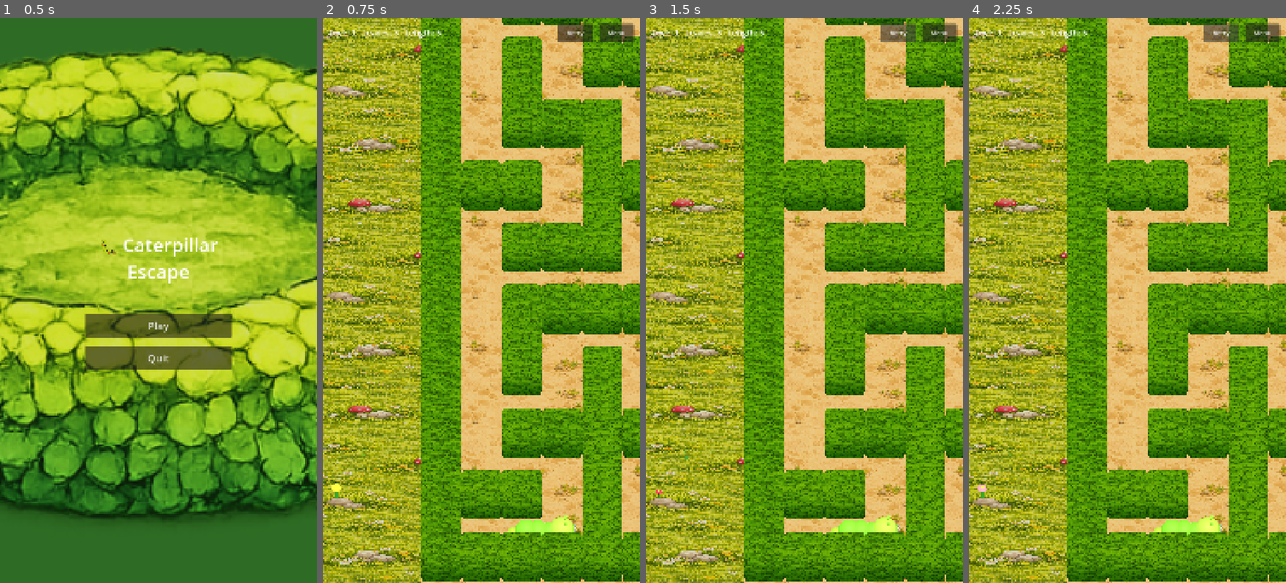
Above: before the commit, frames 1-4 (left to right).
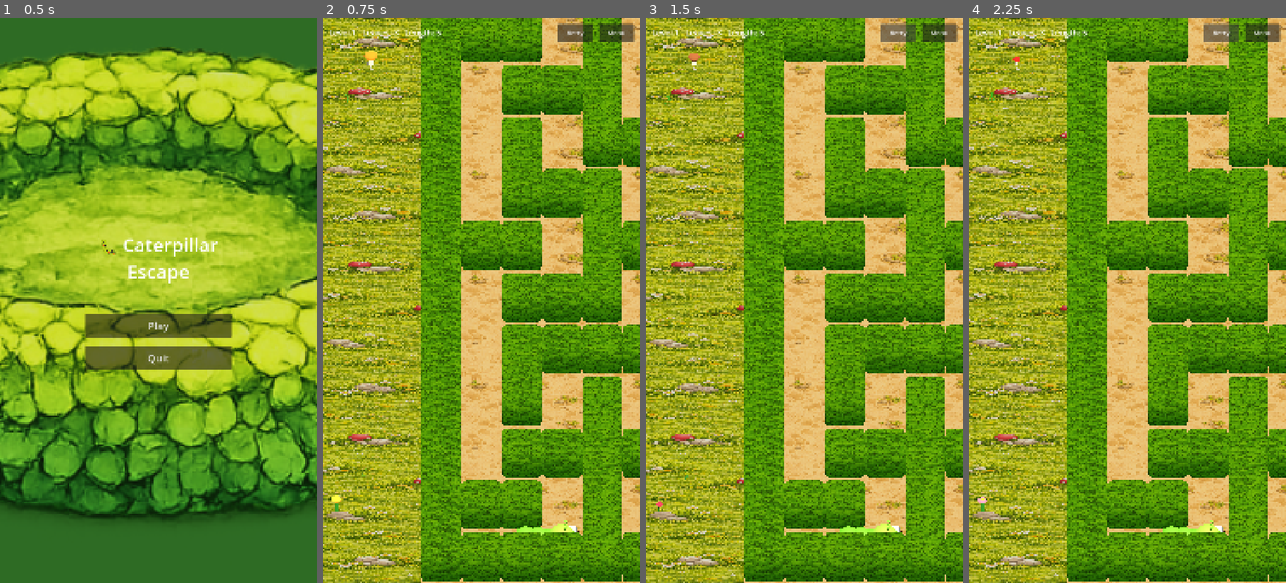
Above: after the commit, the same moments.

Repository: blago83/CaterpillarEscapeGame
Game: Godot game, scene res://scenes/MainMenu.tscn
Two runs of this game, one before a commit and one after it. Both use one fixed random seed, a clock stepped at 60 frames per second and the inputs below.
Inputs:
- Up to frame 1 (0.5 s): no input
- Up to frame 2 (0.75 s): click "Play" at 0.5 s
- Up to frame 3 (1.5 s): click "Retry" at 1.25 s
- Up to frame 4 (2.25 s): click "Retry" at 2 s

Frame 1 is identical in both runs. In frame 2, 66% of the frame differs, in the area x 0-100%, y 0-100%; in frame 3, 66%; in frame 4, 66%.

Commit message:
Make camera less vertical (-50° → -40°) for better face visibility
- Camera tilt changed from -50° to -40° for a more angled view
- Updated all Z-offset trig calculations to use 40°
- Reduced face pivot from -45° to -10° (camera angle handles most of it)
- Caterpillar face should now be naturally visible from the new angle

Diff:
--- a/scripts/level_3d.gd
+++ b/scripts/level_3d.gd
@@ -363,11 +363,11 @@
 	cam.size = ORTHO_SIZE
 	cam.near = 0.1
 	cam.far = 100.0
-	cam.rotation_degrees = Vector3(-50, 0, 0)
+	cam.rotation_degrees = Vector3(-40, 0, 0)
 	# Compute camera Z bounds so the view stays within the maze
-	var cam_offset_z := CAM_HEIGHT / tan(deg_to_rad(50.0))
+	var cam_offset_z := CAM_HEIGHT / tan(deg_to_rad(40.0))
 	# Orthographic: visible Z range on ground = size / sin(tilt), symmetric top/bottom
-	var half_view_z := ORTHO_SIZE / (2.0 * sin(deg_to_rad(50.0)))
+	var half_view_z := ORTHO_SIZE / (2.0 * sin(deg_to_rad(40.0)))
 	var maze_z_top := -0.5 * CELL
 	var maze_z_bot := (float(_maze_h) - 0.5) * CELL
 	_cam_z_min = maze_z_top + cam_offset_z + half_view_z
@@ -894,7 +894,7 @@
 	_segment_targets = _calc_positions()
 	_segment_target_rots = _calc_target_rotations()
 	var head3 := _pos(segment_cells[0])
-	var cam_offset_z := CAM_HEIGHT * tan(deg_to_rad(25.0))
+	var cam_offset_z := CAM_HEIGHT / tan(deg_to_rad(40.0))
 	_cam_target = Vector3(head3.x, CAM_HEIGHT, clampf(head3.z + cam_offset_z, _cam_z_min, _cam_z_max))
 
 	# When reversing, the tail is the leading end — check it for pickups/hazards
@@ -950,7 +950,7 @@
 	_segment_targets = _calc_positions()
 	_segment_target_rots = _calc_target_rotations()
 	var tgt3 := _pos(target)
-	var cam_offset_z := CAM_HEIGHT * tan(deg_to_rad(25.0))
+	var cam_offset_z := CAM_HEIGHT / tan(deg_to_rad(40.0))
 	_cam_target = Vector3(tgt3.x, CAM_HEIGHT, clampf(tgt3.z + cam_offset_z, _cam_z_min, _cam_z_max))
 
 	# Collect leaf
--- a/scripts/segment_3d.gd
+++ b/scripts/segment_3d.gd
@@ -60,7 +60,7 @@
 		"head":
 			# Face pivot – tilted upward so features face the overhead camera
 			var face_pivot := Node3D.new()
-			face_pivot.rotation.x = deg_to_rad(-45)  # Tilt face up toward camera
+			face_pivot.rotation.x = deg_to_rad(-10)  # Gentle tilt toward camera
 			_mesh.add_child(face_pivot)
 			_add_eyes(radius, face_pivot)
 			_add_cheeks(radius, face_pivot)
